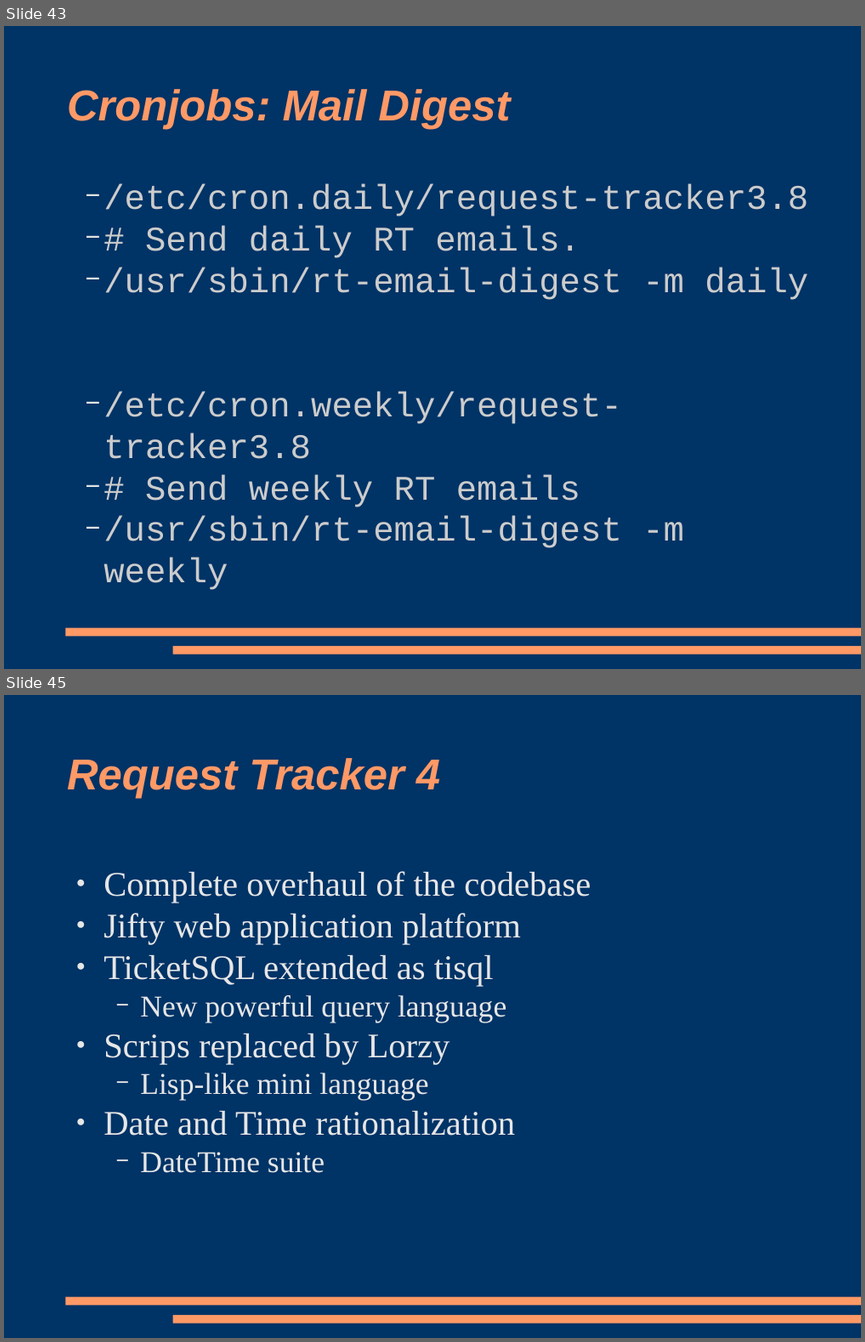
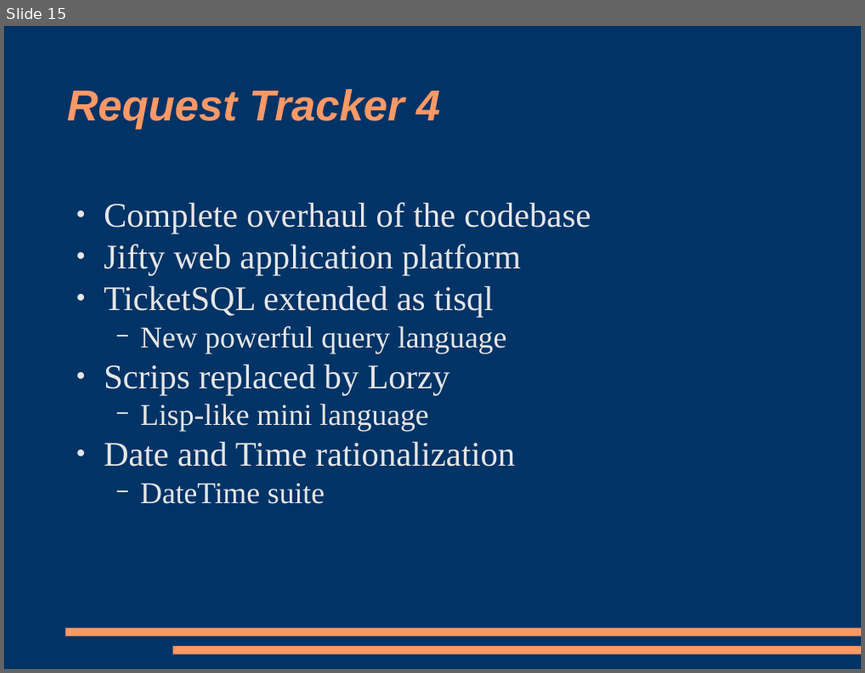
Before and after one commit to racke/Presentations, a slide deck: yapc2009/rt38.odp. Shown one above the other, each under a label of ours: slides 43 and 45 before the commit, slide 15 after it; the slides between them are not shown. The pictures are 865x1342 and 865x673 pixels, drawn with LibreOffice and Linux fonts; fonts in the diff are those of the drawing. Boxes give left, top, right and bottom in pixels: in the first picture for what was removed or moved away, otherwise in the second. Text is boxed around its words. In the diff, an @@ line names an element or a change of style, - is before the commit and + after.

```diff
--- a/yapc2009/rt38.odp
+++ b/yapc2009/rt38.odp
@@ slide 43 removed at (4, 26, 861, 669), background #003366; not listed: 2 template elements that a slide beside it also shows @@
@@ title removed at (67, 89, 510, 130) @@
-Cronjobs: Mail Digest
@@ subtitle removed at (103, 184, 808, 590) @@
-  − /etc/cron.daily/request-tracker3.8
-  − # Send daily RT emails.
-  − /usr/sbin/rt-email-digest -m daily
-  − /etc/cron.weekly/request-tracker3.8
-  − # Send weekly RT emails
-  − /usr/sbin/rt-email-digest -m weekly
@@ what was slide 45 is now slide 15 @@
```
Also in this commit, not shown: 6 slides changed, 29 other slides removed.
